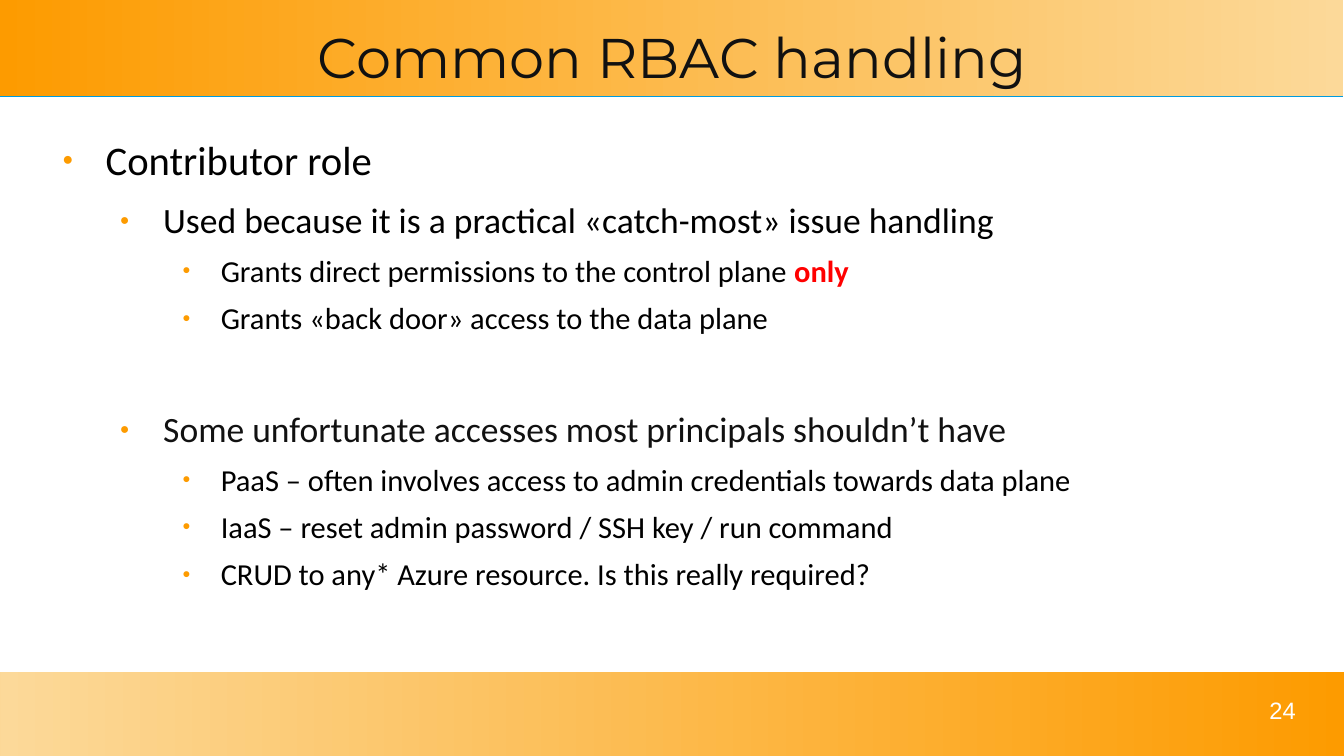
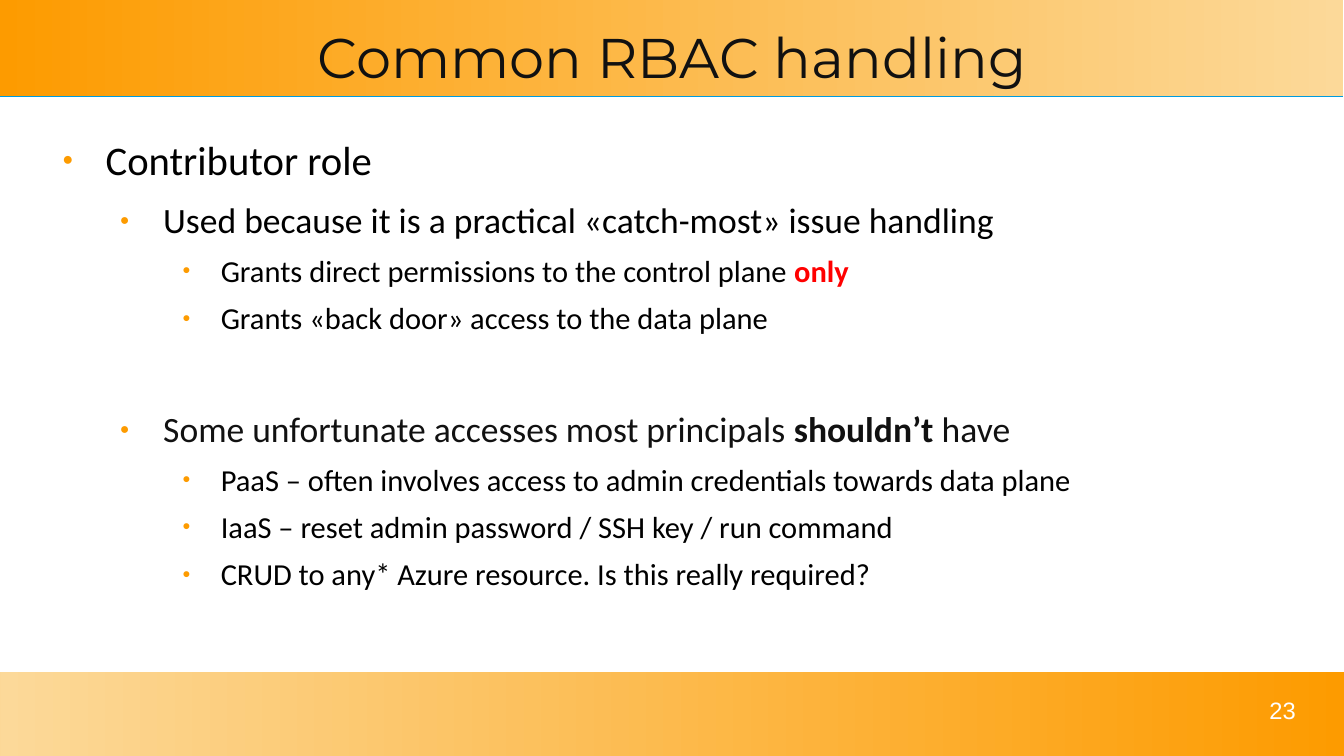
Before and after one commit to solomson/solom.tech, a slide deck: slide 23 of assets/talks/tdc2024.odp (slide 24 before the commit). Drawn at 1344x756 pixels with LibreOffice and Linux fonts; fonts in the diff are those of the drawing. Boxes give left, top, right and bottom in pixels: in the first picture for what was removed or moved away, otherwise in the second. Text is boxed around its words. In the diff, an @@ line names an element or a change of style, - is before the commit and + after.

```diff
--- a/assets/talks/tdc2024.odp
+++ b/assets/talks/tdc2024.odp
@@ text at (x1=163, y1=416, x2=1010, y2=448): bold on in "shouldn’t" @@
@@ page number at (x1=1269, y1=702, x2=1295, y2=720): text changed @@
-24
+23
```
Also in this commit, not shown: 8 other slides changed, 3 slides removed, 3 other files.
